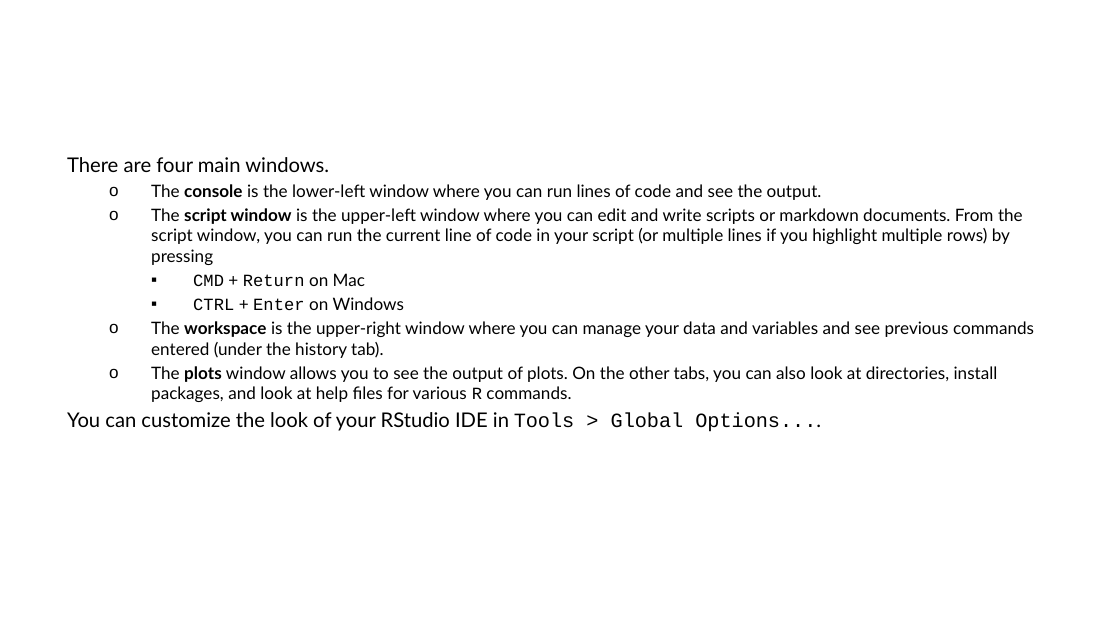
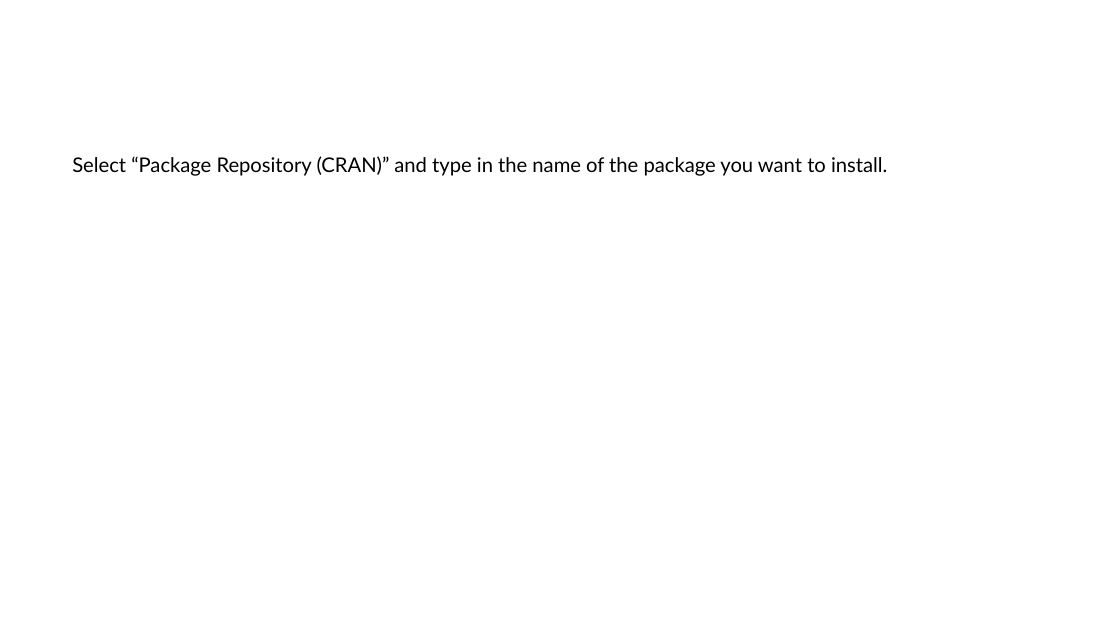
Before and after one commit to fhdsl/DaSEH, a slide deck: slide 13 of modules/Setup/Setup.pptx (slide 16 before the commit). Drawn at 1120x630 pixels with LibreOffice and Linux fonts; fonts in the diff are those of the drawing. Boxes give left, top, right and bottom in pixels: in the first picture for what was removed or moved away, otherwise in the second. Text is boxed around its words. In the diff, an @@ line names an element or a change of style, - is before the commit and + after.

```diff
--- a/modules/Setup/Setup.pptx
+++ b/modules/Setup/Setup.pptx
@@ text at (72,156,887,176): text changed; size 11 to 13 pt @@
-There are four main windows.
-  o The console is the lower-left window where you can run lines of code and see the output.
-  o The script window is the upper-left window where you can edit and write scripts or markdown documents. From the script window, you can run the current line of code in your script (or multiple lines if you highlight multiple rows) by pressing
-    ▪ CMD + Return on Mac
-    ▪ CTRL + Enter on Windows
-  o The workspace is the upper-right window where you can manage your data and variables and see previous commands entered (under the history tab).
-  o The plots window allows you to see the output of plots. On the other tabs, you can also look at directories, install packages, and look at help files for various R commands.
-You can customize the look of your RStudio IDE in Tools > Global Options....
+Select “Package Repository (CRAN)” and type in the name of the package you want to install.
```
Also in this commit, not shown: 7 other slides changed, 10 slides added, 10 slides removed, 8 other files.
